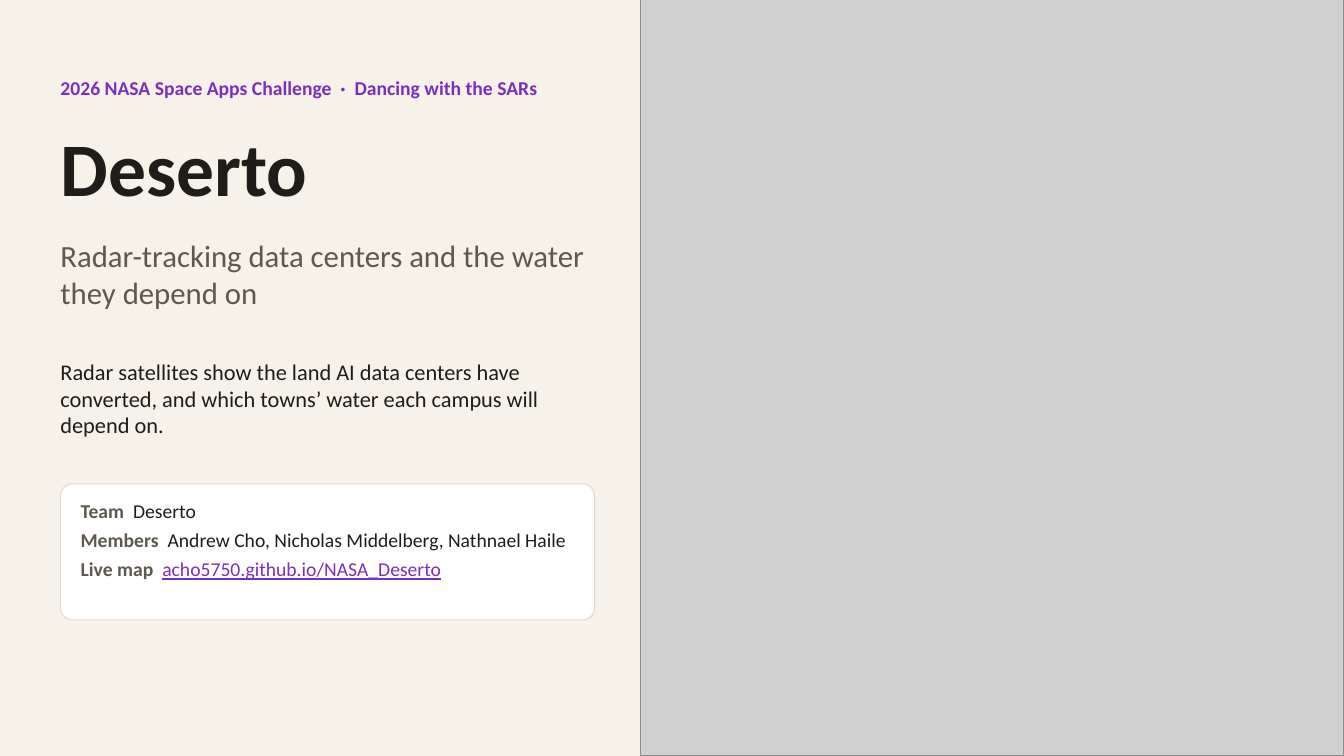
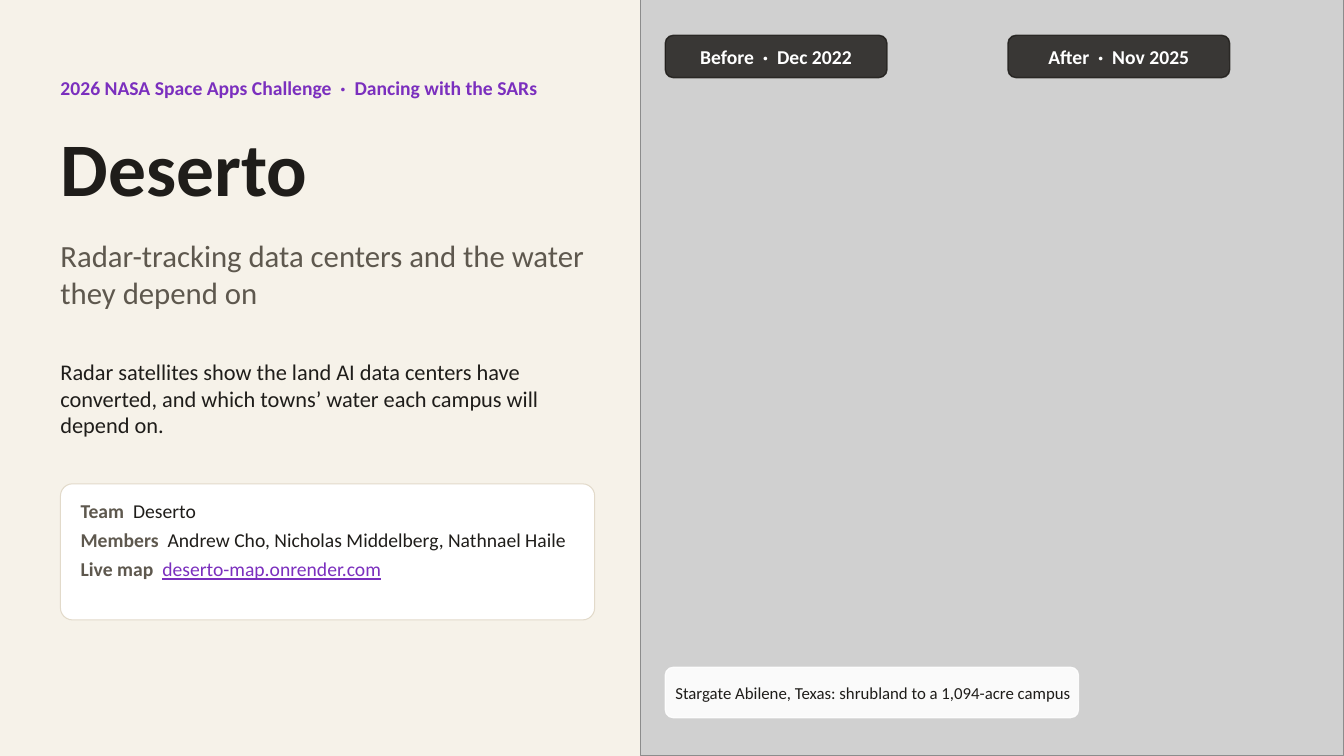
Before and after one commit to acho5750/NASA_Deserto, a slide deck: slide 1 of docs/deck/Data_Centers_and_Water_deck.pptx. Drawn at 1344x756 pixels with LibreOffice and Linux fonts; fonts in the diff are those of the drawing; grey boxes stand for pictures. Boxes give left, top, right and bottom in pixels: in the first picture for what was removed or moved away, otherwise in the second. Text is boxed around its words. In the diff, an @@ line names an element or a change of style, - is before the commit and + after.

```diff
--- a/docs/deck/Data_Centers_and_Water_deck.pptx
+++ b/docs/deck/Data_Centers_and_Water_deck.pptx
@@ rounded rectangle added at (x1=665, y1=35, x2=887, y2=78), fill #1F1D1A at 85% opacity, outline #1F1D1A 1 pt @@
@@ text added at (x1=700, y1=50, x2=852, y2=64), 14 pt, text #FFFFFF, bold @@
+Before · Dec 2022
@@ rounded rectangle added at (x1=1008, y1=35, x2=1230, y2=78), fill #1F1D1A at 85% opacity, outline #1F1D1A 1 pt @@
@@ text added at (x1=1048, y1=50, x2=1189, y2=64), 14 pt, text #FFFFFF, bold @@
+After · Nov 2025
@@ text at (x1=81, y1=562, x2=381, y2=580): text changed @@
-Live map acho5750.github.io/NASA_Deserto
+Live map deserto-map.onrender.com
@@ rounded rectangle added at (x1=665, y1=667, x2=1079, y2=718), fill #FFFFFF at 90% opacity, outline #FFFFFF 1 pt @@
@@ text added at (x1=675, y1=687, x2=1071, y2=702), 12 pt, text #1F1D1A @@
+Stargate Abilene, Texas: shrubland to a 1,094-acre campus
```
Also in this commit, not shown: 6 other slides changed, 2 other files.
